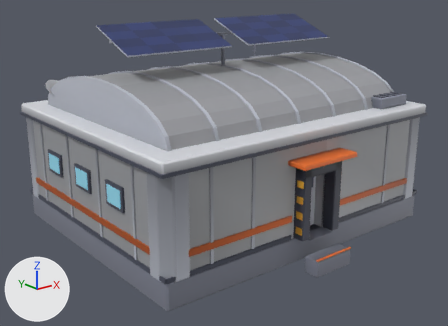
The glTF model src/assets/models/habitat.glb: old version first, new version second.
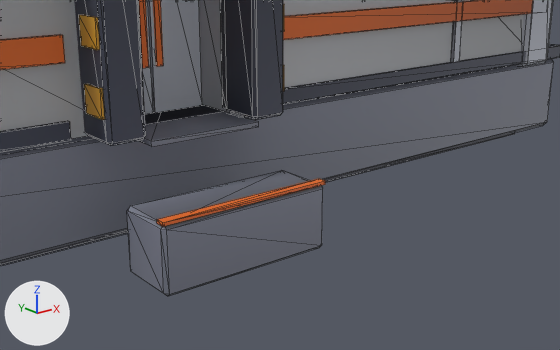
Each version appears first whole from a camera (50 mm lens) standing at (-8.0, -21.43, 8.93) and looking at (5.09, -5.07, 2.38), and next in a close-up from a camera (50 mm lens) standing at (2.25, -14.41, 2.48) and looking at (5.88, -9.88, 0.67). Every picture has the same lights, and +X, +Y and +Z are marked at lower left. The older version's two pictures come first. The close-ups show mesh edges as thin lines. Vertices at exactly the same position are counted once.

Script lines for the objects in view, before the commit:
```python
me_door_l = bpy.data.meshes.new('door_l')
me_door_l.from_pydata(...)  # a box spanning x -0.24..0.24, y -0.12..0.12, z -1.0..1.0; a box spanning x 0.15..0.21, y -0.14..0.14, z -0.6..0.6; a box spanning x -0.11..0.11, y -0.14..0.14, z 0.3..0.7
me_door_l.materials.append(mat_defaultmaterial_002)
me_door_r = bpy.data.meshes.new('door_r')
me_door_r.from_pydata(...)  # a box spanning x -0.24..0.24, y -0.12..0.12, z -1.0..1.0; a box spanning x -0.21..-0.15, y -0.14..0.14, z -0.6..0.6; a box spanning x -0.11..0.11, y -0.14..0.14, z 0.3..0.7
me_door_r.materials.append(mat_defaultmaterial_003)
me_habitat = bpy.data.meshes.new('habitat')
me_habitat.from_pydata(...)  # 1468 vertices, 2500 faces; spans x -5.6..5.6, y -5.5..4.7, z -0.56..6.69
me_habitat.materials.append(mat_defaultmaterial)
ob_door_l = bpy.data.objects.new('door_l', me_door_l)
ob_door_l.location = (5.25, -8.5, 2.0)
ob_door_r = bpy.data.objects.new('door_r', me_door_r)
ob_door_r.location = (5.75, -8.5, 2.0)
ob_habitat = bpy.data.objects.new('habitat', me_habitat)
ob_habitat.location = (5.5, -4.5, 0.56)
```
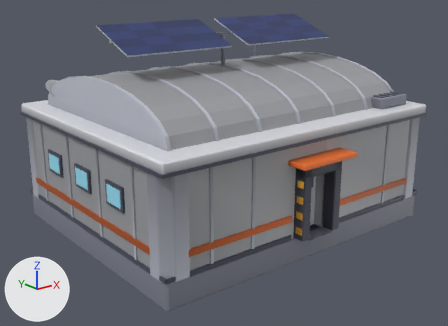
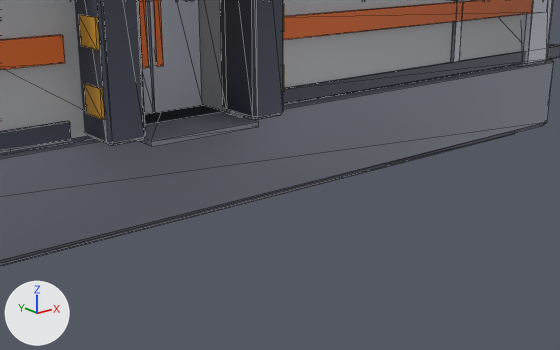
The edits, one by one:
me_habitat is used by ob_habitat; location (5.5, -4.5, 0.56).
me_habitat had 1468 vertices, 2500 faces and spanned x -5.6..5.6, y -5.5..4.7, z -0.56..6.69.
me_habitat now has 1436 vertices, 2444 faces and spans x -5.6..5.6, y -5.2..4.7, z -0.56..6.69.
me_habitat part 1: the loose piece of 24 vertices spanning x -0.75..0.75, y -5.5..-4.95, z -0.56..-0.01 is deleted.
me_habitat part 2: the loose piece of 8 vertices spanning x -0.75..0.75, y -5.5..-5.42, z -0.01..0.02 is deleted.

Boxes (x1, y1, x2, y2) around the edits, measured in the close-ups (560 x 350 px):
'habitat', reshaped: before (0, 0, 560, 296); after (0, 0, 560, 266)
part 1 of me_habitat, deleted: before (127, 170, 323, 296)
part 2 of me_habitat, deleted (orange): before (157, 179, 325, 226)
